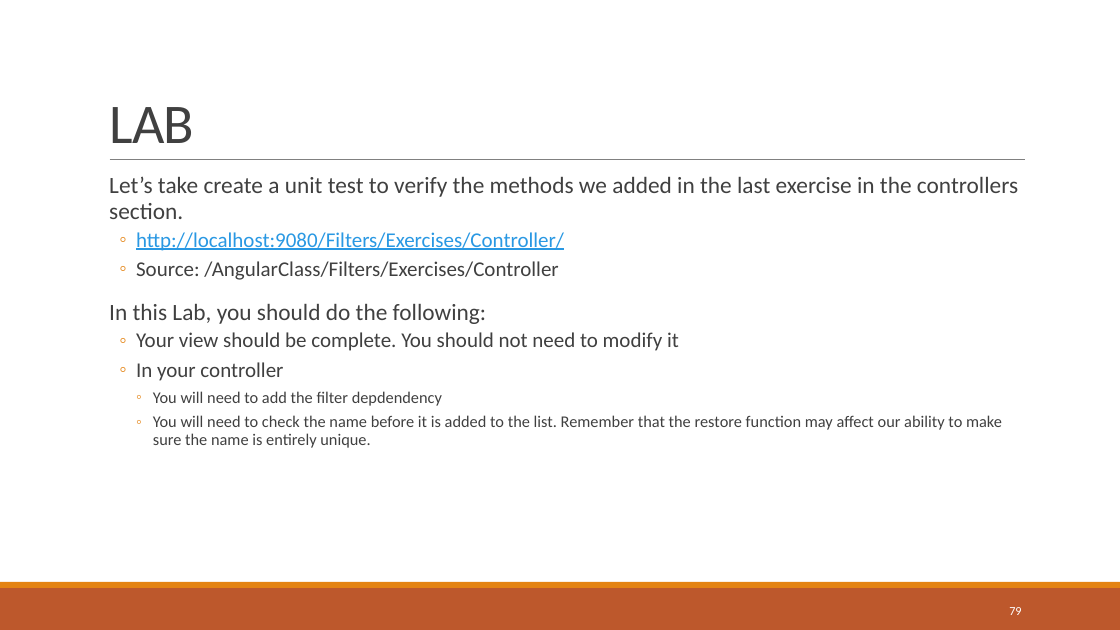
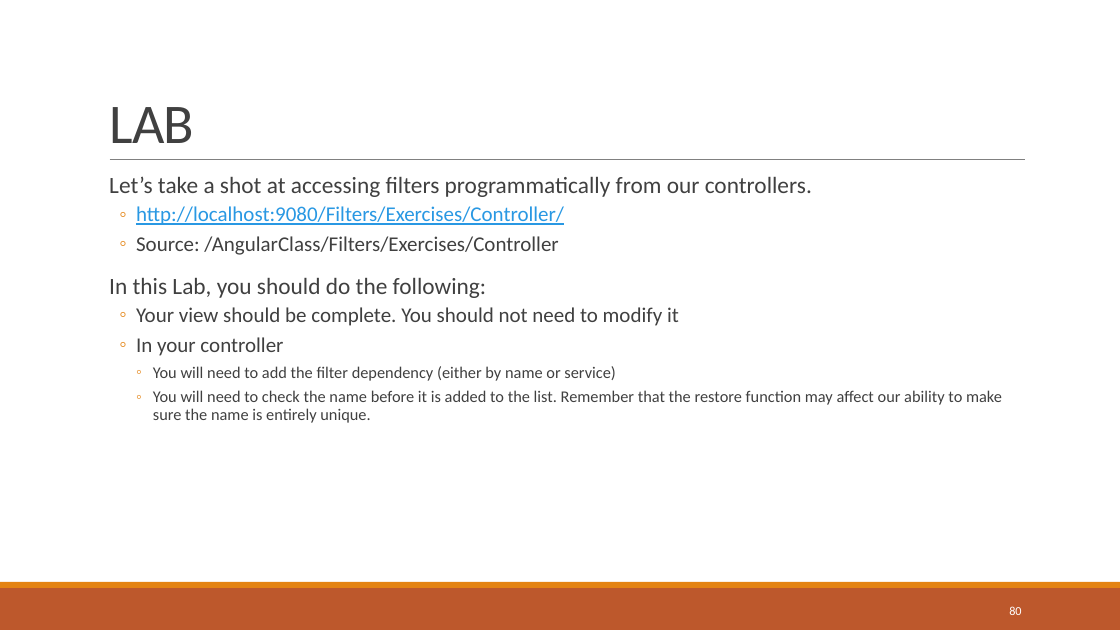
Before and after one commit to sbechtold/angularjs, a slide deck: slide 80 of materials/AngularJS.pptx (slide 79 before the commit). Drawn at 1120x630 pixels with LibreOffice and Linux fonts; fonts in the diff are those of the drawing. Boxes give left, top, right and bottom in pixels: in the first picture for what was removed or moved away, otherwise in the second. Text is boxed around its words. In the diff, an @@ line names an element or a change of style, - is before the commit and + after.

```diff
--- a/materials/AngularJS.pptx
+++ b/materials/AngularJS.pptx
@@ text at bbox=[109, 176, 812, 197]: text changed @@
-  Let’s take create a unit test to verify the methods we added in the last exercise in the controllers section.
+  Let’s take a shot at accessing filters programmatically from our controllers.
@@ text at bbox=[153, 366, 616, 381]: text changed @@
-    ◦ You will need to add the filter depdendency
+    ◦ You will need to add the filter dependency (either by name or service)
@@ page number at bbox=[1009, 606, 1021, 615]: text changed @@
-79
+80
```
Also in this commit, not shown: 6 other slides changed, 3 slides added, 2 slides removed, 22 other files.
